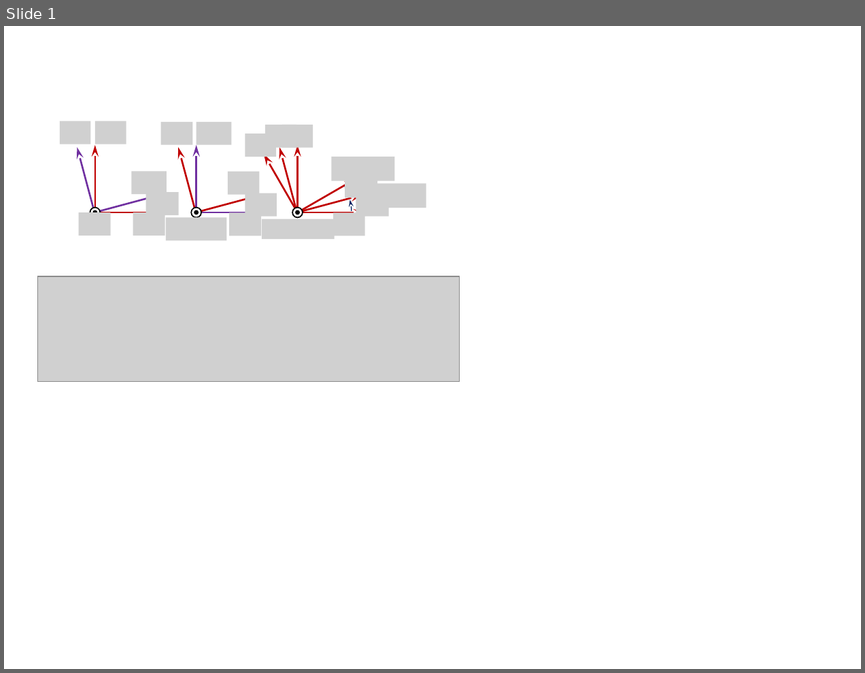
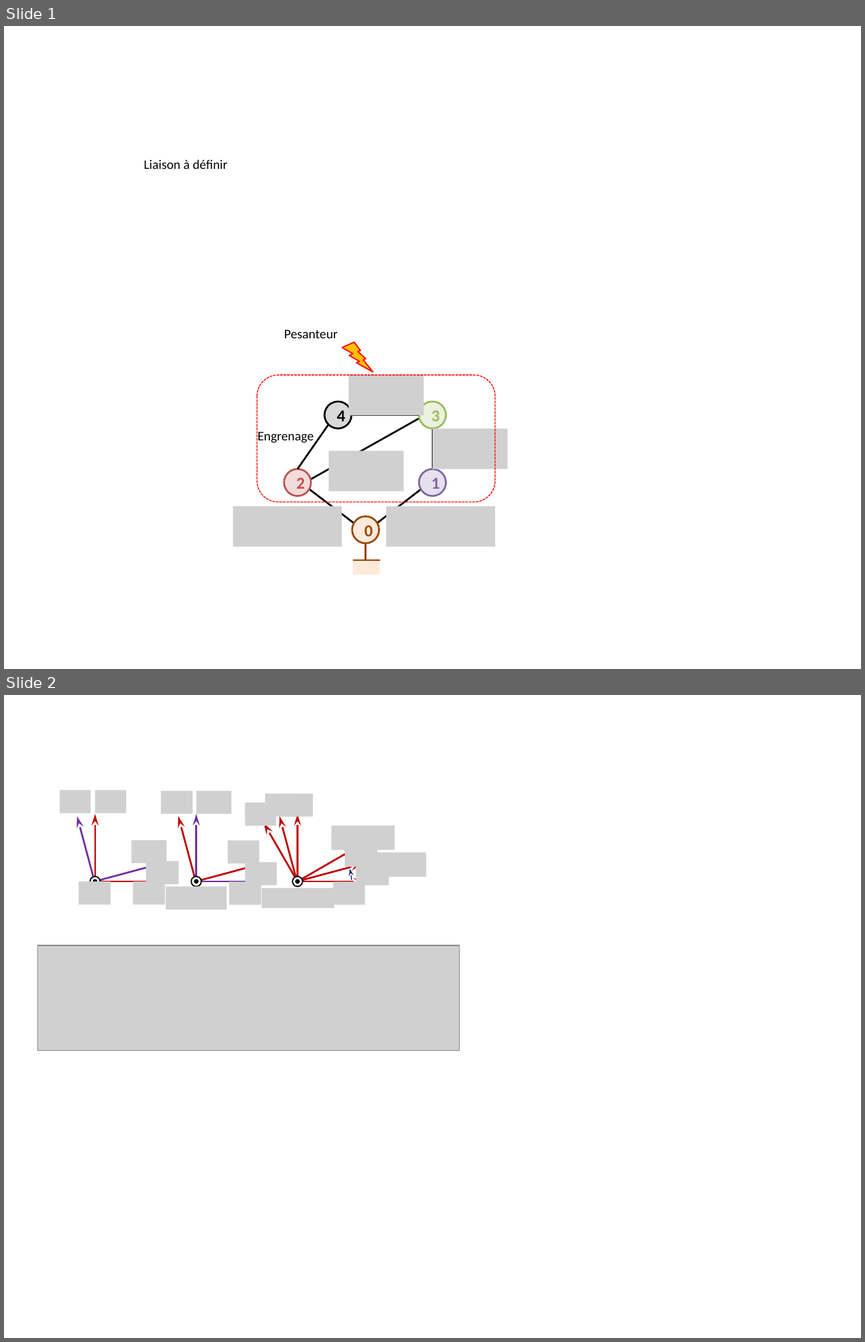
Before and after one commit to xpessoles/Cy_06_PSI_Energetique, a slide deck: Chapitre_01_Energetique/Cy_06_01_TD_04_Twizy_AREVOIR/images/Figures.pptx. Shown one above the other, each under a label of ours: slide 1 before the commit, slides 1 and 2 after it. The pictures are 865x673 and 865x1342 pixels, drawn with LibreOffice and Linux fonts; fonts in the diff are those of the drawing; grey boxes stand for pictures. Boxes give left, top, right and bottom in pixels: in the first picture for what was removed or moved away, otherwise in the second. Text is boxed around its words. In the diff, an @@ line names an element or a change of style, - is before the commit and + after.

```diff
--- a/Chapitre_01_Energetique/Cy_06_01_TD_04_Twizy_AREVOIR/images/Figures.pptx
+++ b/Chapitre_01_Energetique/Cy_06_01_TD_04_Twizy_AREVOIR/images/Figures.pptx
@@ slide 1 added at (x1=4, y1=26, x2=861, y2=669), background #FFFFFF @@
@@ text added at (x1=144, y1=159, x2=228, y2=169), 11 pt, text #000000 @@
+Liaison à définir
@@ text added at (x1=284, y1=329, x2=338, y2=338), 11 pt, text #000000 @@
+Pesanteur
@@ lightning bolt added at (x1=343, y1=342, x2=373, y2=372), fill #FFC000, outline #FF0000 1 pt @@
@@ rounded rectangle added at (x1=257, y1=375, x2=495, y2=501), outline #FF0000 0.75 pt dashed @@
@@ picture added at (x1=349, y1=375, x2=424, y2=415) @@
@@ line added from (442, 405) to (288, 492), #000000 1.5 pt @@
@@ ellipse added at (x1=324, y1=401, x2=351, y2=428), fill #D9D9D9, outline #000000 1.5 pt, 14 pt, text #000000, bold @@
+4
@@ ellipse added at (x1=419, y1=401, x2=445, y2=428), fill #EBF1DE, outline #9BBB59 1.5 pt, 14 pt, text #9BBB59, bold @@
+3
@@ line added from (432, 401) to (432, 495), #000000 1.5 pt @@
@@ text added at (x1=258, y1=431, x2=314, y2=443), 11 pt, text #000000 @@
+Engrenage
@@ line added from (329, 424) to (298, 469), #000000 1.5 pt @@
@@ line added from (419, 415) to (352, 415), #000000 1.5 pt @@
@@ picture added at (x1=432, y1=429, x2=508, y2=469) @@
@@ picture added at (x1=329, y1=450, x2=404, y2=490) @@
@@ ellipse added at (x1=284, y1=469, x2=311, y2=495), fill #F2DCDB, outline #C0504D 1.5 pt, 14 pt, text #C0504D, bold @@
+2
@@ line added from (288, 472) to (375, 539), #000000 1.5 pt @@
@@ line added from (442, 472) to (356, 539), #000000 1.5 pt @@
@@ ellipse added at (x1=419, y1=469, x2=445, y2=495), fill #E6E0EC, outline #8064A2 1.5 pt, 14 pt, text #8064A2, bold @@
+1
@@ picture added at (x1=232, y1=506, x2=341, y2=546) @@
@@ picture added at (x1=386, y1=506, x2=495, y2=546) @@
@@ group added at (x1=352, y1=516, x2=380, y2=574): 2 lines, 1 ellipse, 1 rectangle @@
+0
@@ what was slide 1 is now slide 2 @@
```
Also in this commit, not shown: 24 other files.
